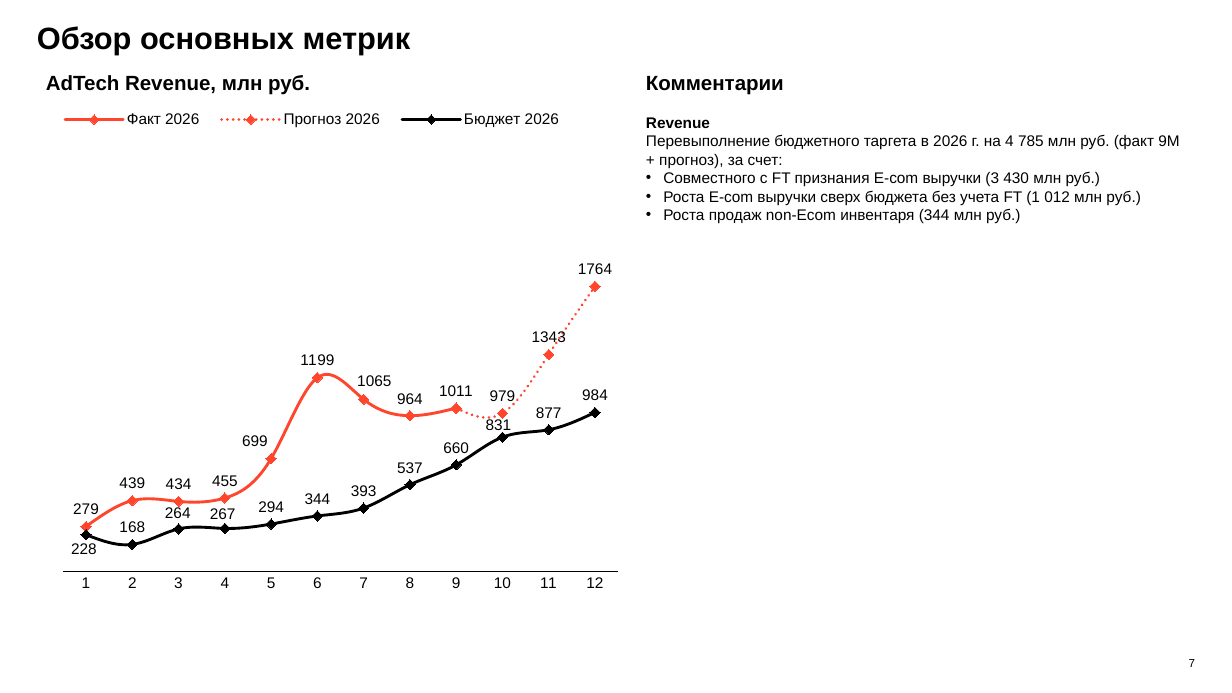
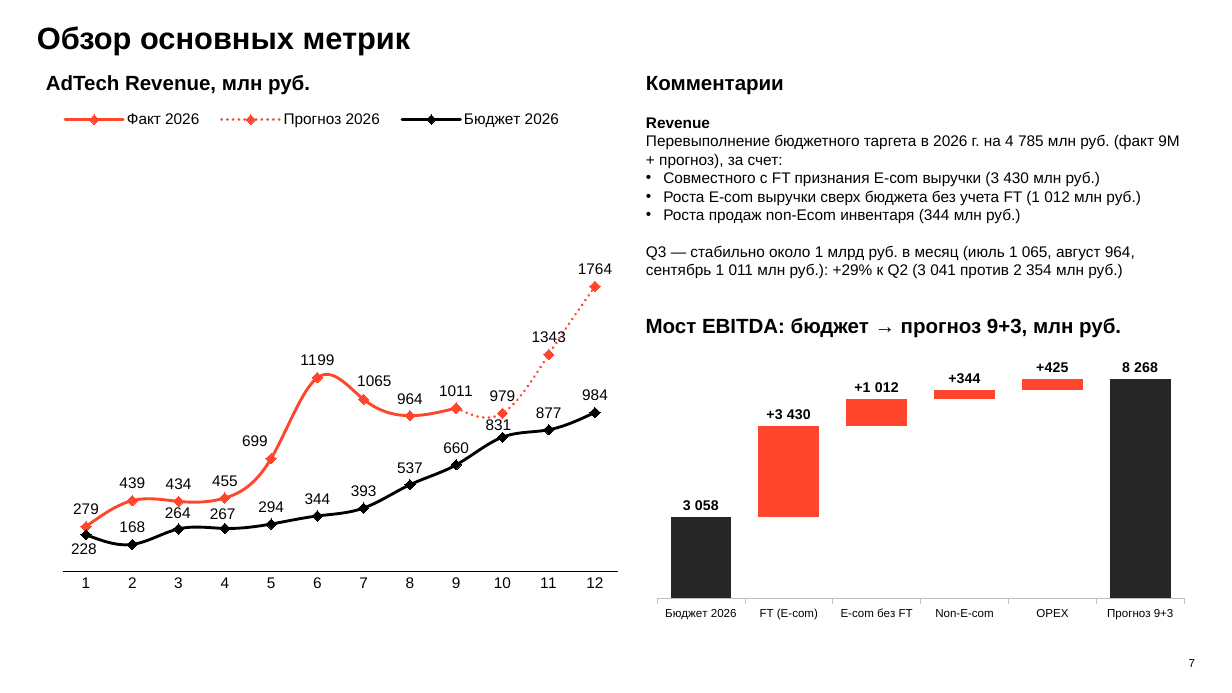
Before and after one commit to DenisMagnit/1, a slide deck: slide 7 of AdTech_MBR_September_prelim.pptx. Drawn at 1232x693 pixels with LibreOffice and Linux fonts; fonts in the diff are those of the drawing; background and template pictures are left out. Boxes give left, top, right and bottom in pixels: in the first picture for what was removed or moved away, otherwise in the second. Text is boxed around its words. In the diff, an @@ line names an element or a change of style, - is before the commit and + after.

```diff
--- a/AdTech_MBR_September_prelim.pptx
+++ b/AdTech_MBR_September_prelim.pptx
@@ text at [646, 245, 1135, 279]: paragraph added @@
+Q3 — стабильно около 1 млрд руб. в месяц (июль 1 065, август 964, сентябрь 1 011 млн руб.): +29% к Q2 (3 041 против 2 354 млн руб.)
@@ text added at [646, 318, 1121, 338], 16 pt, text #000000, bold @@
+Мост EBITDA: бюджет → прогноз 9+3, млн руб.
@@ column stacked chart added at [646, 346, 1195, 627] @@
+categories: Бюджет 2026, FT (E-com), E-com без FT, Non-E-com, OPEX, Прогноз 9+3
+Series 1: 0, 37, 78, 91, 95, 0
+Series 2: 37, 0, 0, 0, 0, 100
+Series 3: 0, 41, 12, 4, 5, 0
+Series 4: 7, 7, 7, 7, 7, 7
```
